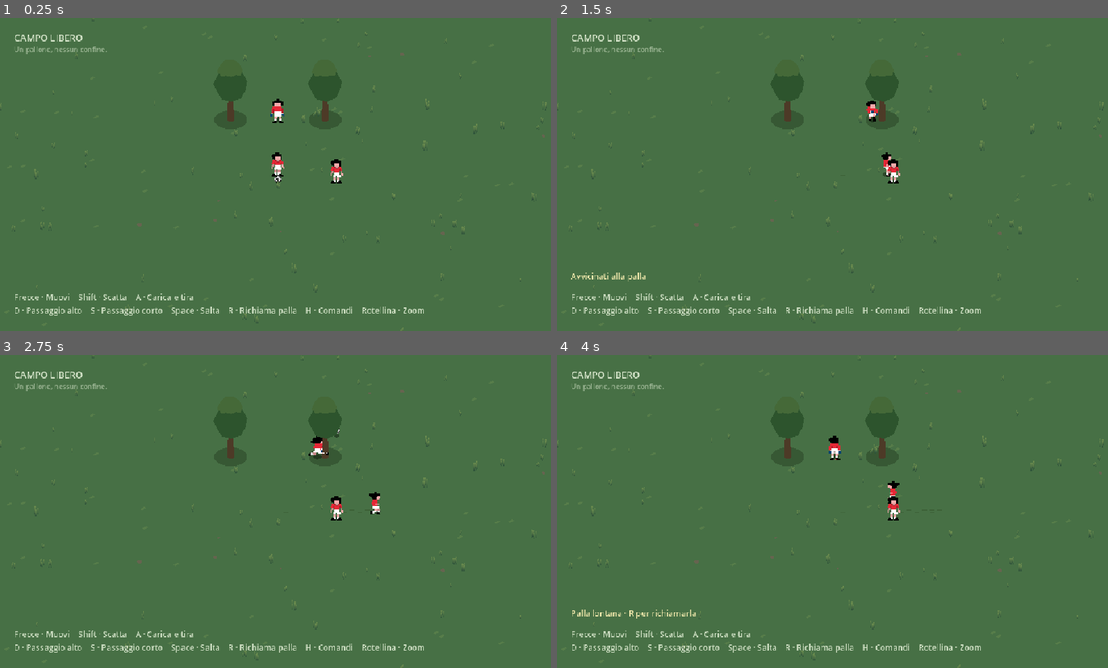
Above: before the commit, frames 1-4 (two rows, left to right).
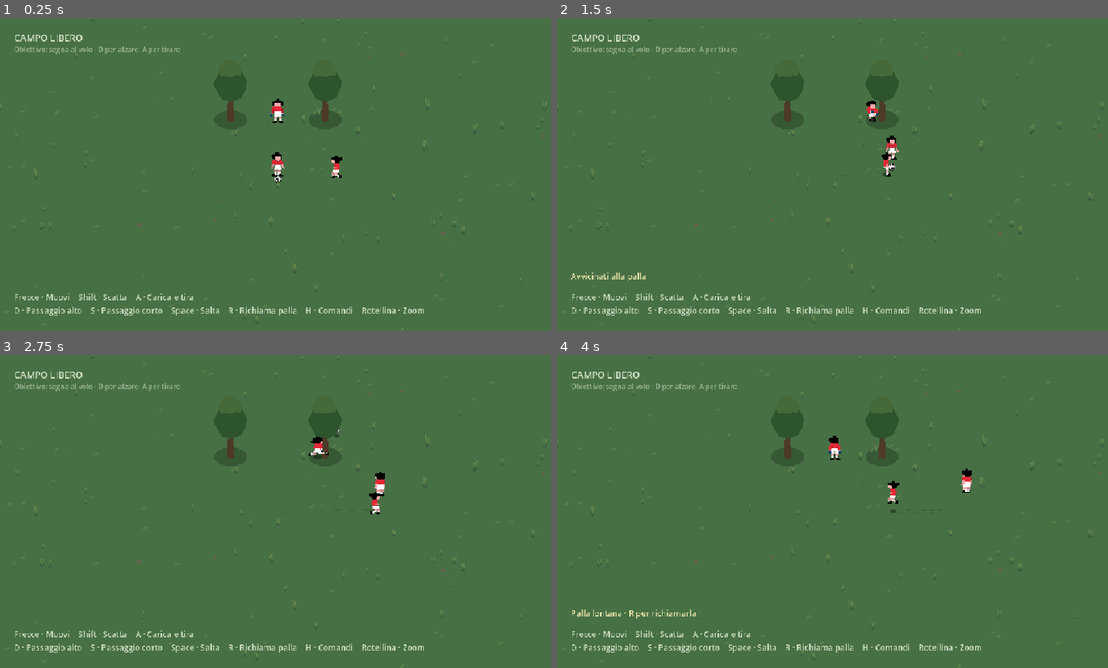
Above: after the commit, the same moments.

Repository: der1988/darkcave
Game: Godot game, scene res://scenes/football/main.tscn
The game is run twice, just before and just after one commit, with the same random seed, the same clock (stepped at 60 frames per second) and the same inputs.
Inputs (mouse positions are in pixels of both pictures, inside the frame that each line leads up to):
- Up to frame 1 (0.25 s): no input
- Up to frame 2 (1.5 s): move the mouse to (959, 158) at 0.52 s; hold Right (football_right) 0.53-1.25 s; hold D (football_lob) 0.53-1.25 s; click (959, 158) at 0.67 s; tap Space (football_jump) at 0.77 s; tap S (football_pass) at 0.8 s; drag from (722, 190) to (804, 237) at 1.27 s
- Up to frame 3 (2.75 s): move the mouse to (336, 442) at 2.02 s; hold Right (football_right) from 2.03 s (still down); hold R (football_recall) from 2.03 s (still down); tap A (football_shoot) at 2.3 s
- Up to frame 4 (4 s): release Right (football_right) at 2.75 s; release R (football_recall) at 2.75 s; drag from (804, 574) to (667, 464) at 2.77 s; move the mouse to (1003, 558) at 3.52 s; hold Left (football_left) from 3.53 s (still down); hold Shift (football_sprint) from 3.53 s (still down); tap Space (football_jump) at 3.77 s; tap Ctrl at 3.8 s

The runs differ from the first frame. In frame 1, 0.4% of the frame differs, in the area x 2-63%, y 9-53%; in frame 2, 0.5%; in frame 3, 0.5%, in the area x 2-70%, y 9-53%; in frame 4, 0.5%.

Commit message:
Add ball-facing support runs and a forgiving volley goal objective

Diff:
--- a/scenes/football/main.tscn
+++ b/scenes/football/main.tscn
@@ -11,6 +11,8 @@
 [ext_resource type="PackedScene" path="res://scenes/football/tree.tscn" id="7"]
 
 [ext_resource type="PackedScene" path="res://scenes/football/goalkeeper.tscn" id="8"]
+
+[ext_resource type="Script" path="res://scripts/football/volley_goal.gd" id="9"]
 
 [sub_resource type="WorldBoundaryShape3D" id="Floor"]
 
@@ -31,6 +33,9 @@
 
 [node name="FootballSandbox" type="Node3D"]
 script = ExtResource("1")
+
+[node name="VolleyGoal" type="Node" parent="."]
+script = ExtResource("9")
 
 [node name="WorldEnvironment" type="WorldEnvironment" parent="."]
 environment = SubResource("Daylight")
@@ -97,11 +102,11 @@
 [node name="Subtitle" type="Label" parent="HUD"]
 offset_left = 24.0
 offset_top = 46.0
-offset_right = 320.0
+offset_right = 550.0
 offset_bottom = 65.0
 theme_override_colors/font_color = Color(0.94,0.98,0.89,0.5)
 theme_override_font_sizes/font_size = 12
-text = "Un pallone, nessun confine."
+text = "Obiettivo: segna al volo · D per alzare, A per tirare"
 
 [node name="Controls" type="Label" parent="HUD"]
 anchor_top = 1.0
--- a/scripts/football/ball.gd
+++ b/scripts/football/ball.gd
@@ -7,6 +7,8 @@
 
 @onready var sprite: Sprite3D = $Sprite3D
 @onready var shadow: MeshInstance3D = $Shadow
+var play_id: int = 0
+var last_kick_volley: bool = false
 var held_by: Node = null
 var release_velocity = Vector3.ZERO
 var flight_age: float = 100.0
@@ -64,7 +66,7 @@
 func volley_reachable(player: FootballPlayer) -> bool:
 	var gap = Vector2(position.x-player.position.x,position.z-player.position.z).length()
 	var relative_height = position.y-player.position.y
-	return held_by==null and gap<1.45 and relative_height>=0.15 and relative_height<=1.9 and touch_lock<=0.0
+	return held_by==null and gap<1.8 and relative_height>=0.15 and relative_height<=2.3 and touch_lock<=0.0
 
 func control_near(player: FootballPlayer, delta: float) -> void:
 	controlled = false
@@ -89,6 +91,8 @@
 func kick(player: FootballPlayer, power: float, lob: bool = false) -> bool:
 	if not (reachable(player) if lob else volley_reachable(player)):
 		return false
+	play_id += 1
+	last_kick_volley = not lob and (position.y>0.4 or bounce_age<0.15)
 	var force = clampf(power,0.0,1.0)
 	if lob:
 		linear_velocity = player.facing*lerpf(3.0,10.5,force)+Vector3.UP*lerpf(8.0,6.0,force)
@@ -111,6 +115,8 @@
 		held_by.release_ball()
 	release_velocity = Vector3.ZERO
 	flight_age = 100.0
+	play_id += 1
+	last_kick_volley = false
 	# Explicit practice control; never used by dribbling or shooting.
 	pending_recall = player.global_position+player.facing*0.85+Vector3.UP*0.22
 	pending_recall.y = 0.22
@@ -134,6 +140,8 @@
 func pass_to(player: FootballPlayer, target: Vector3, power: float, high: bool) -> bool:
 	if not reachable(player):
 		return false
+	play_id += 1
+	last_kick_volley = false
 	var direction = target-position
 	direction.y = 0.0
 	if direction.length()<0.1:
--- a/scripts/football/goalkeeper.gd
+++ b/scripts/football/goalkeeper.gd
@@ -164,6 +164,7 @@
 		state = State.HOLD
 		state_time = 0.0
 		ball.held_by = self
+		ball.last_kick_volley = false
 		ball.freeze = true
 		ball.sprite.visible = false
 		ball.linear_velocity = Vector3.ZERO
--- a/scripts/football/player.gd
+++ b/scripts/football/player.gd
@@ -7,6 +7,7 @@
 @export var jump_speed: float = 6.0
 @onready var shadow: MeshInstance3D = $Shadow
 @onready var sprite: Sprite3D = $Sprite3D
+var look_at_ball: Vector3 = Vector3.INF
 var facing = Vector3(1,0,1).normalized()
 var run_phase: float = 0.0
 var kick_time: float = 0.0
@@ -37,7 +38,12 @@
 	shadow.position.y = 0.012-position.y
 	var shadow_size = 1.0/(1.0+maxf(position.y,0.0)*0.5)
 	shadow.scale = Vector3(shadow_size,1.0,shadow_size)
-	if direction.length_squared()>0.01:
+	if not controlled and look_at_ball.is_finite():
+		var look = look_at_ball-position
+		look.y = 0.0
+		if look.length_squared()>0.01:
+			facing = look.normalized()
+	elif direction.length_squared()>0.01:
 		facing = direction.normalized()
 	var distance = Vector2(position.x-previous.x,position.z-previous.z).length()
 	kick_time = maxf(0.0,kick_time-delta)
--- a/scripts/football/sandbox.gd
+++ b/scripts/football/sandbox.gd
@@ -15,6 +15,8 @@
 var desired_zoom: float = 18.72
 var pass_receiver: FootballPlayer
 var receive_target = Vector3.ZERO
+var support = FootballTeammateSupport.new()
+var pass_high: bool = false
 var pass_age: float = 0.0
 var volley_buffer: float = 0.0
 var volley_power: float = 0.0
@@ -72,20 +74,26 @@
 		gap.y = 0.0
 		if gap.length()>0.2:
 			direction = gap.normalized()
-		if pass_age>0.25 and ball.reachable(pass_receiver) and ball.position.y<0.35:
+		var ground_receive = ball.reachable(pass_receiver) and ball.position.y<0.35
+		var aerial_receive = pass_high and ball.held_by==null and ball.position.y>0.35 and ball.position.y<3.2 and Vector2(ball.position.x-pass_receiver.position.x,ball.position.z-pass_receiver.position.z).length()<2.6
+		if pass_age>0.25 and (ground_receive or aerial_receive):
 			var previous = player
 			player = pass_receiver
 			teammate = previous
 			previous.controlled = false
 			previous.charging = false
 			player.controlled = true
-			feedback.text = "Palla al compagno"
+			player.charging = charging
+			feedback.text = "A · Tira al volo" if aerial_receive else "Palla al compagno"
 			feedback_time = 0.8
 			pass_receiver = null
 			volley_buffer = 0.0
 		elif pass_age>4.0 or ball.held_by!=null:
 			pass_receiver = null
-	teammate.drive(direction if pass_receiver!=null else Vector3.ZERO,false,delta)
+	if pass_receiver==null:
+		direction = support.direction(player,teammate,ball,delta)
+	teammate.look_at_ball = ball.position
+	teammate.drive(direction,false,delta)
 	ball.control_near(player,delta)
 	if charging:
 		charge_time = minf(0.85,charge_time+delta)
@@ -106,8 +114,8 @@
 		pass_receiver = null
 	if not success and not lob and ball.held_by==null:
 		var gap = Vector2(ball.position.x-player.position.x,ball.position.z-player.position.z).length()
-		if gap<2.5 and ball.position.y>0.35:
-			volley_buffer = 0.22
+		if gap<3.0 and ball.position.y>0.35:
+			volley_buffer = 0.38
 			volley_power = power
 			feedback.text = ""
 			return false
@@ -123,6 +131,7 @@
 		feedback_time = 1.2
 		return false
 	pass_receiver = teammate
+	pass_high = high
 	pass_age = 0.0
 	volley_buffer = 0.0
 	if high:
--- /dev/null
+++ b/scripts/football/teammate_support.gd
@@ -0,0 +1,27 @@
+class_name FootballTeammateSupport
+extends RefCounted
+## Small supporting runs around the carrier; all movement still uses collisions.
+var clock: float = 0.0
+var next_run: float = 0.0
+var target = Vector3.ZERO
+var carrier_id: int = 0
+
+func direction(carrier: FootballPlayer, teammate: FootballPlayer, ball: FootballBall, delta: float) -> Vector3:
+	clock += delta
+	if carrier.get_instance_id()!=carrier_id or clock>=next_run or carrier.position.distance_to(target)>7.0:
+		carrier_id = carrier.get_instance_id()
+		next_run = clock+1.6
+		var forward = ball.goal_center-carrier.position
+		forward.y = 0.0
+		forward = forward.normalized()
+		var side = Vector3(-forward.z,0,forward.x)
+		var sign_side = 1.0 if (teammate.position-carrier.position).dot(side)>=0.0 else -1.0
+		target = carrier.position+side*sign_side*(3.4+sin(clock*1.7)*0.9)+forward*(0.7+cos(clock*1.3)*1.2)
+		# Stay in front of the tree goal rather than running through the keeper.
+		var away = -ball.goal_center.normalized()
+		var depth = (target-ball.goal_center).dot(away)
+		if depth<1.6:
+			target += away*(1.6-depth)
+	var gap = target-teammate.position
+	gap.y = 0.0
+	return gap.normalized()*minf(0.65,gap.length()*1.5) if gap.length()>0.25 else Vector3.ZERO
--- /dev/null
+++ b/scripts/football/volley_goal.gd
@@ -0,0 +1,34 @@
+extends Node
+## Swept goal-line test, so even fast volleys cannot skip the goal plane.
+var previous = Vector3.ZERO
+var counted_play: int = -1
+var armed: bool = false
+var volley_goals: int = 0
+@onready var game = get_parent()
+
+func _ready() -> void:
+	previous = game.get_node("Ball").position
+
+func _physics_process(_delta: float) -> void:
+	var ball: FootballBall = game.ball
+	var center = ball.goal_center
+	var normal = -center.normalized()
+	var lateral = Vector3(-normal.z,0,normal.x)
+	var current = ball.position
+	var before = (previous-center).dot(normal)
+	var after = (current-center).dot(normal)
+	if ball.flight_age<0.1 and ball.last_kick_volley and (before>0.0 or after>0.0):
+		armed = true
+	if before>0.0 and after<=0.0 and armed and ball.held_by==null and ball.play_id!=counted_play:
+		var weight = before/maxf(before-after,0.0001)
+		var crossing = previous.lerp(current,weight)
+		if absf((crossing-center).dot(lateral))<ball.goal_half_width-0.2 and crossing.y>=0.15 and crossing.y<=2.44:
+			if ball.last_kick_volley:
+				counted_play = ball.play_id
+				volley_goals += 1
+				game.feedback.text = "GOL AL VOLO · %d" % volley_goals
+				game.feedback_time = 3.0
+			armed = false
+	if not ball.last_kick_volley:
+		armed = false
+	previous = current
--- a/tests/football_test.gd
+++ b/tests/football_test.gd
@@ -415,7 +415,7 @@
 	game.player.velocity = Vector3.ZERO
 	game.teammate.position = Vector3(5,0,0)
 	await ticks(30)
-	game.ball.pending_recall = game.player.position+game.player.facing*1.7+Vector3.UP*0.9
+	game.ball.pending_recall = game.player.position+game.player.facing*2.1+Vector3.UP*0.9
 	await ticks(2)
 	game.ball.linear_velocity = -game.player.facing*4.0
 	game.ball.touch_lock = 0.0
@@ -432,7 +432,7 @@
 	game.ball.touch_lock = 0.0
 	game.ball.linear_velocity = game.player.facing*2.0
 	game.attempt_kick(0.65,false)
-	await ticks(18)
+	await ticks(30)
 	check(game.volley_buffer==0.0 and game.ball.linear_velocity.length()<10.0,"Unreachable early volley expires without firing a delayed remote shot")
 	game.ball.pending_recall = game.player.position+game.player.facing*2.2+Vector3.UP*0.9
 	await ticks(2)
@@ -440,6 +440,72 @@
 	game.attempt_kick(0.65,false)
 	game._notification(Node.NOTIFICATION_APPLICATION_FOCUS_OUT)
 	check(game.volley_buffer==0.0,"Focus loss cancels pending volley assistance")
+	# Supporting runs keep the non-controlled player involved and facing the ball.
+	command("recall")
+	game.player.position = Vector3.ZERO
+	game.player.velocity = Vector3.ZERO
+	game.teammate.position = Vector3(3,0,-2)
+	game.teammate.velocity = Vector3.ZERO
+	await ticks(30)
+	var support_start = game.teammate.position
+	var support_distance = 0.0
+	var support_step = 0.0
+	var facing_error = 0.0
+	for i in 240:
+		var before = game.teammate.position
+		await physics_frame
+		support_distance += game.teammate.position.distance_to(before)
+		support_step = maxf(support_step,game.teammate.position.distance_to(before))
+		var look = game.ball.position-game.teammate.position
+		look.y = 0.0
+		if look.length()>0.2:
+			facing_error = maxf(facing_error,game.teammate.facing.angle_to(look.normalized()))
+	check(support_distance>2.0 and game.teammate.position.distance_to(support_start)>0.3,"Off-ball teammate makes supporting runs without needing a pass")
+	check(support_step<0.08 and game.teammate.position.distance_to(game.player.position)>1.0,"Supporting runs use physical movement and keep separation")
+	check(facing_error<0.15,"Moving teammate stays oriented toward the ball")
+	command("recall")
+	await ticks(30)
+	game.attempt_pass(1.0,true)
+	var aerial_receiver = game.teammate
+	var switched_airborne = false
+	for i in 80:
+		await physics_frame
+		if game.player==aerial_receiver and game.ball.position.y>0.4:
+			switched_airborne = true
+			break
+	check(switched_airborne,"High-pass recipient becomes controllable before the ball lands for a volley")
+	command("recall")
+	await ticks(3)
+	var goal = game.get_node("VolleyGoal")
+	var goals_before = goal.volley_goals
+	var center = game.ball.goal_center
+	var normal = -center.normalized()
+	game.ball.play_id += 1
+	game.ball.last_kick_volley = true
+	game.ball.flight_age = 0.0
+	goal.armed = true
+	goal.previous = center+normal*0.4+Vector3.UP*1.0
+	game.ball.position = center-normal*0.4+Vector3.UP*1.0
+	goal._physics_process(0.0)
+	check(goal.volley_goals==goals_before+1,"Swept crossing between trees records a volley goal")
+	goal.armed = true
+	goal.previous = center+normal*0.4+Vector3.UP*1.0
+	goal._physics_process(0.0)
+	check(goal.volley_goals==goals_before+1,"One volley cannot be counted twice")
+	game.ball.play_id += 1
+	game.ball.last_kick_volley = false
+	goal.armed = true
+	goal.previous = center+normal*0.4+Vector3.UP*0.2
+	game.ball.position = center-normal*0.4+Vector3.UP*0.2
+	goal._physics_process(0.0)
+	check(goal.volley_goals==goals_before+1,"A ground shot does not complete the volley objective")
+	game.ball.play_id += 1
+	game.ball.last_kick_volley = true
+	goal.armed = true
+	goal.previous = center+normal*0.4+Vector3.UP*3.0
+	game.ball.position = center-normal*0.4+Vector3.UP*3.0
+	goal._physics_process(0.0)
+	check(goal.volley_goals==goals_before+1,"Shot above goal height does not count")
 	game.queue_free()
 	await process_frame
 	print("RESULT football: ",checks-failures,"/",checks,"; max dribble gap=",largest_gap," max step=",max_step)
--- a/tools/capture_football.gd
+++ b/tools/capture_football.gd
@@ -12,7 +12,7 @@
 
 func shot(name: String) -> void:
 	await RenderingServer.frame_post_draw
-	assert(root.get_texture().get_image().save_png("res://screenshots/football-12/"+name+".png")==OK)
+	assert(root.get_texture().get_image().save_png("res://screenshots/football-13/"+name+".png")==OK)
 
 func run() -> void:
 	game = load("res://scenes/football/main.tscn").instantiate()
Not shown: 1 places in scenes/football/main.tscn that only renumber resources
Binary file added: screenshots/football-13/01-campo-libero.png
Binary file added: screenshots/football-13/02-palla-al-piede.png
Binary file added: screenshots/football-13/02-ricezione-compagno.png
Binary file added: screenshots/football-13/03-pallonetto.png
Binary file added: screenshots/football-13/03-passaggio-alto.png
Binary file added: screenshots/football-13/04-browser.png
Binary file added: screenshots/football-13/04-salto.png
Binary file added: screenshots/football-13/05-carica-tiro-web.png
Binary file added: screenshots/football-13/05-tiro-al-volo.png
Binary file added: screenshots/football-13/06-salto-web.png
Binary file added: screenshots/football-13/06-tuffo-basso.png
(and 10 more such lines)
